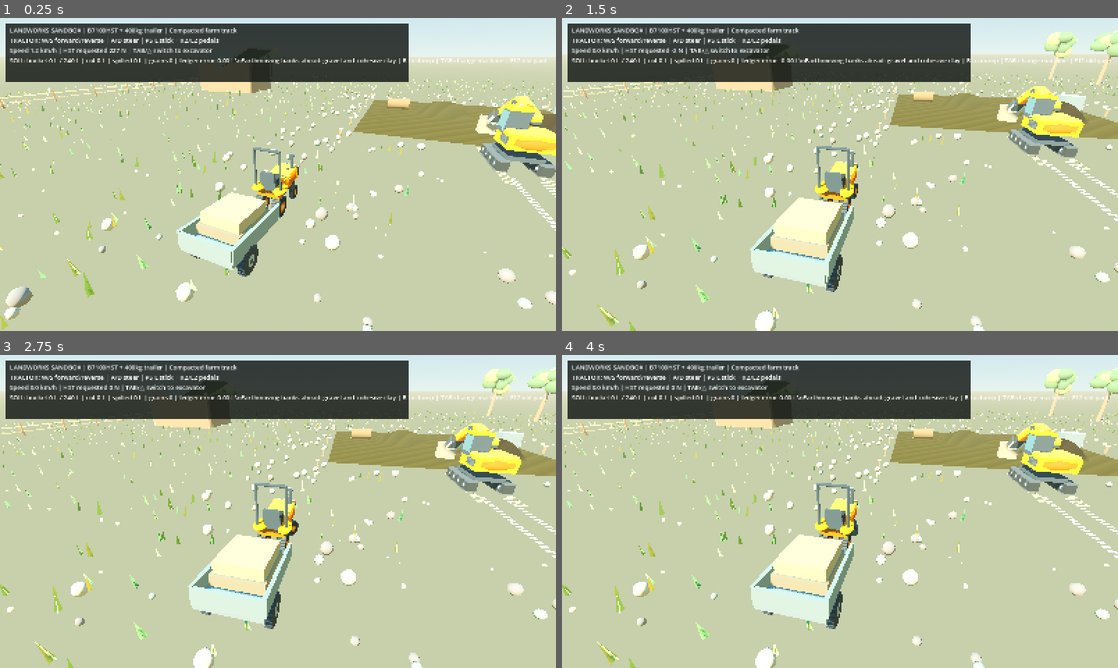
Above: before the commit, frames 1-4 (two rows, left to right).
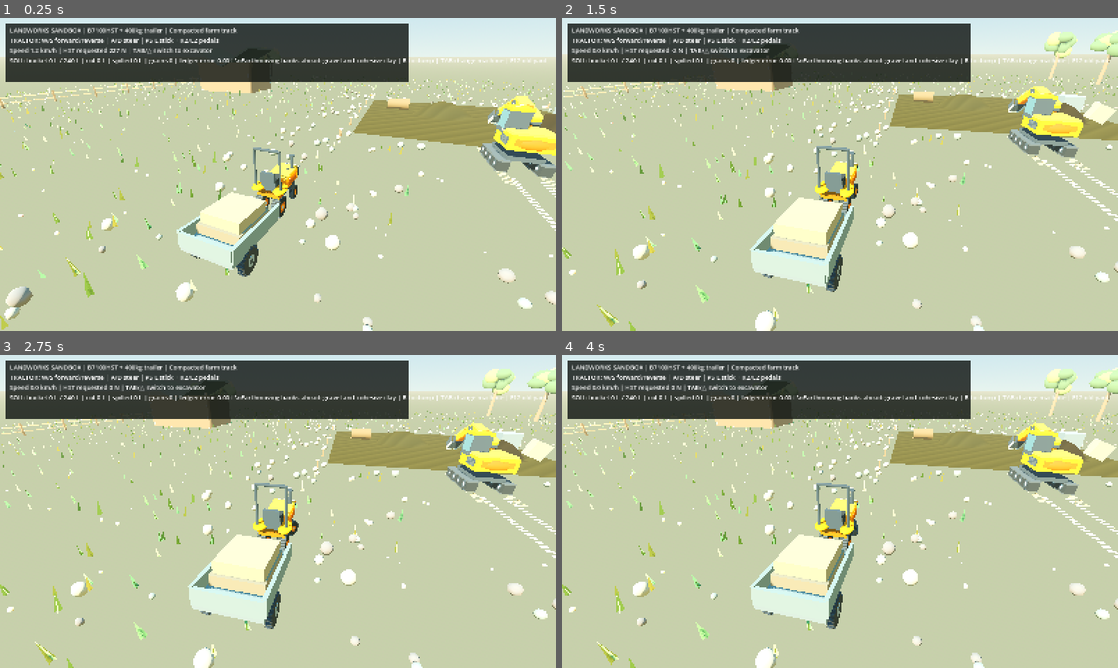
Above: after the commit, the same moments.

Repository: sn97ty8yn4-jpg/landworks
Game: Godot game, scene res://landworks/scenes/sandbox_world.tscn
Same seed, same stepped clock (60 frames per second), same inputs: the game is played once before the commit and once after it.
Inputs (mouse positions are in pixels of both pictures, inside the frame that each line leads up to):
- Up to frame 1 (0.25 s): no input
- Up to frame 2 (1.5 s): tap Enter at 0.5 s; move the mouse to (962, 158) at 0.52 s; hold D 0.53-1.25 s; hold I 0.53-1.25 s; click (962, 158) at 0.67 s; tap Space at 0.77 s; drag from (728, 190) to (812, 237) at 1.27 s
- Up to frame 3 (2.75 s): tap Space at 2 s; move the mouse to (333, 442) at 2.02 s; hold D from 2.03 s (still down); hold O from 2.03 s (still down)
- Up to frame 4 (4 s): release D at 2.75 s; release O at 2.75 s; tap Enter at 2.75 s; drag from (812, 574) to (673, 464) at 2.77 s; tap Space at 3.5, 3.77 s; move the mouse to (1006, 558) at 3.52 s; hold A from 3.53 s (still down); hold P from 3.53 s (still down)

The runs differ from the first frame. In frame 1, 0.3% of the frame differs, in the area x 63-100%, y 25-51%; in frame 2, 1.0%, in the area x 39-100%, y 12-44%; in frame 3, 0.7%; in frame 4, 0.7%.

Commit message:
Recess soil-grid boundary and clear excavator entry lane; stabilize real machine soil-cut regression

Diff:
--- a/landworks/scripts/earthwork_machine_smoke.gd
+++ b/landworks/scripts/earthwork_machine_smoke.gd
@@ -42,7 +42,7 @@
         " cut_events=", cut_events, " last_force_n=", force_n,
         " bucket_m3=", sandbox.soil_bucket_m3,
         " balance_m3=", balance_m3)
-    if cut_m3 <= 0.015 or cut_events < 1 or absf(balance_m3) > 0.006:
+    if cut_m3 <= 0.005 or cut_events < 2 or force_n < 100.0 or absf(balance_m3) > 0.006:
         push_error("PHYSICAL_DIG_FAIL powered bucket did not remove conserved bank material")
         quit(1)
         return
--- a/landworks/scripts/earthworks.gd
+++ b/landworks/scripts/earthworks.gd
@@ -5,7 +5,11 @@
 const N := 41
 const CELL := 0.45
 const HALF := 20
-const BASE_HEIGHT := 0.045
+# Recess the unloaded heightmap 3 cm below the flat Jolt yard.
+# Previously the 45mm collision lip at the boundary could arrest rigid
+# box-track edges; the inset permits a level ingress, while real banks still
+# rise naturally above the yard.
+const BASE_HEIGHT := -0.03
 const MAX_PARTICLES := 240
 const PARCEL_M3 := 0.0045
 const MAX_BUCKET_M3 := 0.24
--- a/landworks/scripts/sandbox_excavator.gd
+++ b/landworks/scripts/sandbox_excavator.gd
@@ -7,6 +7,7 @@
 
 var operated := false
 var scripted_test := false
+var access_test := false
 var test_clock := 0.0
 var slew_target_rad := 0.0
 var total_slew_command_deg := 0.0
@@ -62,7 +63,10 @@
     var stick_cmd := 0.0
     var bucket_cmd := 0.0
     var slew_cmd := 0.0
-    if scripted_test:
+    if scripted_test and access_test:
+        test_clock += delta
+        travel = 0.82
+    elif scripted_test:
         test_clock += delta
         # Lift/return to prove real boom actuation, then push with the toe
         # at its original contact height. The previous smoke program left
--- a/landworks/scripts/sandbox_hook_smoke.gd
+++ b/landworks/scripts/sandbox_hook_smoke.gd
@@ -13,6 +13,10 @@
     await process_frame
     # The initial 1500kg crate is deliberately within 1.6 m of the bucket
     # hook. Being attachable does not imply the arm has sufficient lifting torque.
+    # Hook smoke separately stages a load within capture range. The playable
+    # entry lane is left clear of the permanent 1500kg sandbox crate.
+    sandbox.digger.test_mass.global_position = sandbox.digger.bucket.to_global(
+        Vector3(0, 0, -sandbox.digger.BUCKET_LENGTH)) + Vector3.DOWN * 0.50
     var status: String = sandbox.digger.toggle_hook(sandbox.props)
     if not is_instance_valid(sandbox.digger.load_hook_joint):
         push_error("SANDBOX_HOOK_FAIL: " + status)
--- a/landworks/scripts/sandbox_world.gd
+++ b/landworks/scripts/sandbox_world.gd
@@ -213,6 +213,10 @@
     _make_prop("Crate_650kg", 650.0, Vector3(11, 0.60, -7), 0.57, false, Color("#ad8f65"))
     _make_prop("Clay_Test_Block_650kg", 650.0, Vector3(27, 0.60, -11), 0.57, false, Color("#ab9073"))
     props.append(digger.test_mass) # Existing 1,500 kg free crate from tested rig
+    if not smoke:
+        # Keep the direct north-to-south crawler entrance unobstructed.
+        # The 1.5t crate still exists to push and drag on the far-right pad.
+        digger.test_mass.global_position = Vector3(7.0, 0.63, -8.0)
 
 func _build_environment() -> void:
     var sun := DirectionalLight3D.new()
Not shown, changed: docs/EARTHWORKS.md
Not shown, changed: docs/SANDBOX.md
